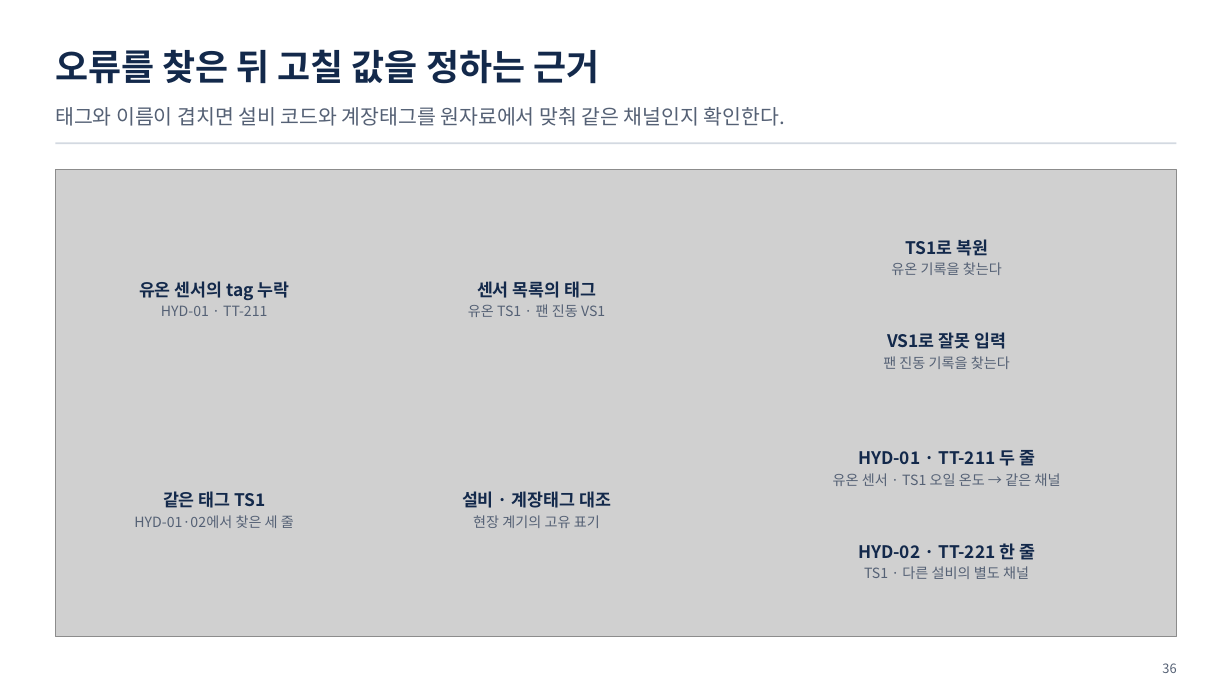
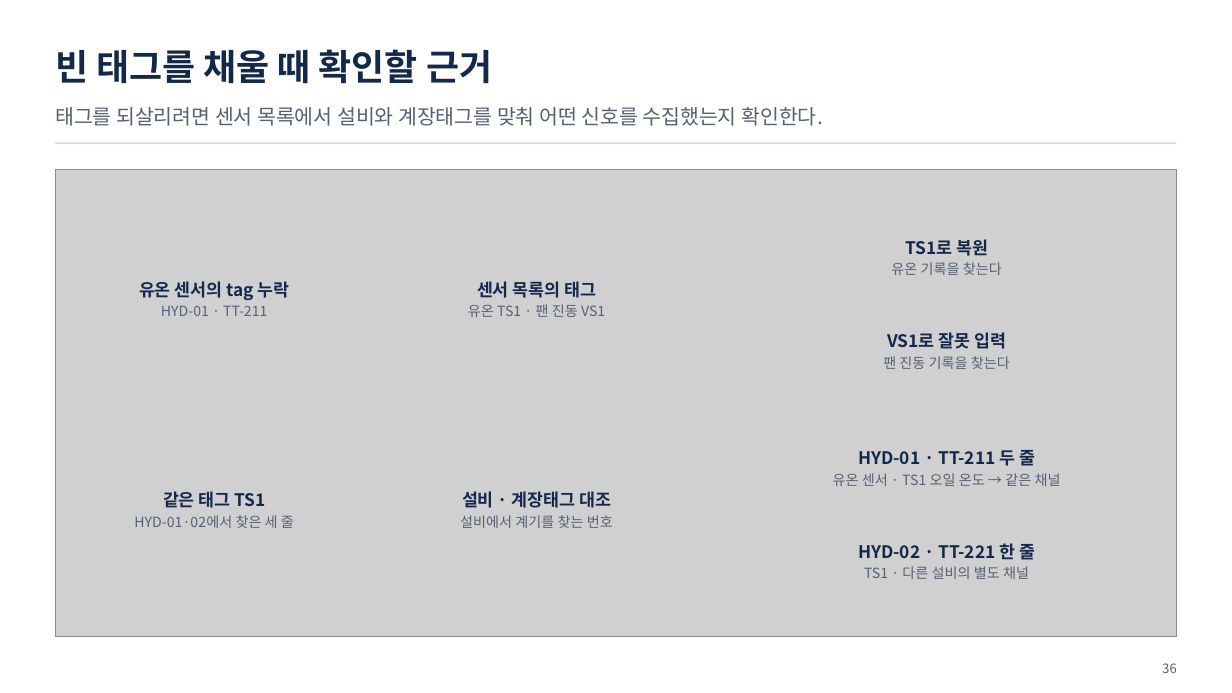
Before and after one commit to uengine-oss/hyd-iot-edu, a slide deck: slide 36 of workspace/강의제작/산출물/통합반/이론/02회차/통합반_02일차.pptx. Drawn at 1232x693 pixels with LibreOffice and Linux fonts; fonts in the diff are those of the drawing; grey boxes stand for pictures. Boxes give left, top, right and bottom in pixels: in the first picture for what was removed or moved away, otherwise in the second. Text is boxed around its words. In the diff, an @@ line names an element or a change of style, - is before the commit and + after.

Commit message:
통합반 2회차 29~36장의 센서 식별 원리와 렌더·낭독·강조·쉼 검증을 마감

```diff
--- a/workspace/강의제작/산출물/통합반/이론/02회차/통합반_02일차.pptx
+++ b/workspace/강의제작/산출물/통합반/이론/02회차/통합반_02일차.pptx
@@ text at bbox=[55, 49, 492, 84]: text changed @@
-오류를 찾은 뒤 고칠 값을 정하는 근거
+빈 태그를 채울 때 확인할 근거
@@ text at bbox=[55, 107, 823, 126]: text changed @@
-태그와 이름이 겹치면 설비 코드와 계장태그를 원자료에서 맞춰 같은 채널인지 확인한다.
+태그를 되살리려면 센서 목록에서 설비와 계장태그를 맞춰 어떤 신호를 수집했는지 확인한다.
@@ text at bbox=[460, 515, 613, 528]: text changed @@
-현장 계기의 고유 표기
+설비에서 계기를 찾는 번호
```
Also in this commit, not shown: 13 other files.
